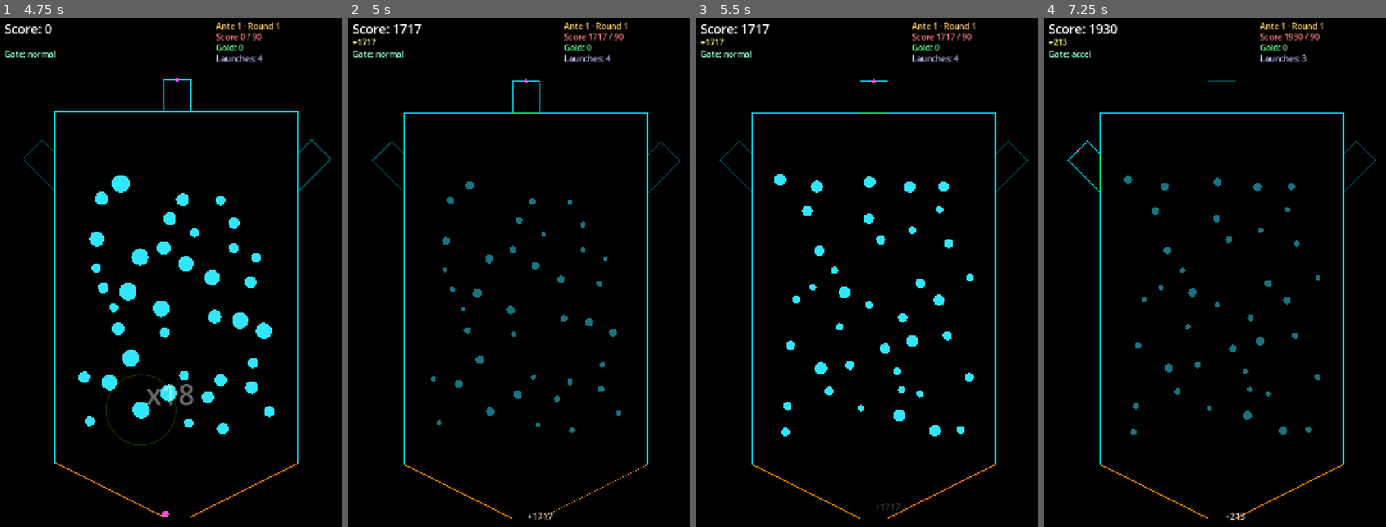
Above: before the commit, frames 1-4 (left to right).
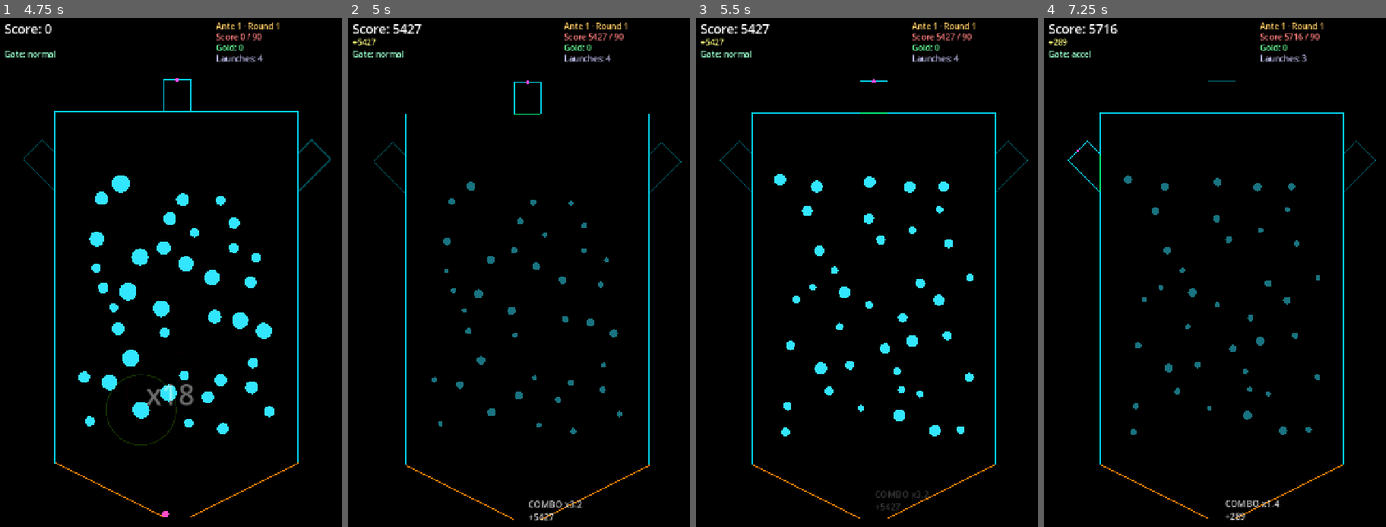
Above: after the commit, the same moments.

Repository: GencyZ/NeonPinball
Game: Godot game, scene res://scenes/main_menu.tscn
Same seed, same stepped clock (60 frames per second), same inputs: the game is played once before the commit and once after it.
Inputs (mouse positions are in pixels of both pictures, inside the frame that each line leads up to):
- Up to frame 1 (4.75 s): click "Start Run" at 0.5 s; tap Enter at 1.25 s; move the mouse to (160, 435) at 1.27 s; hold D 1.28-2 s; hold Shift 1.28-2 s; click (160, 435) at 1.42 s; tap Space at 1.52, 4.25, 4.52 s; drag from (287, 404) to (160, 435) at 2.02 s; move the mouse to (68, 226) at 2.77 s; hold A 2.78-3.5 s; tap Ctrl at 2.85 s; drag from (194, 313) to (68, 226) at 3.52 s; move the mouse to (123, 165) at 4.27 s; hold A from 4.28 s (still down); tap Tab at 4.35 s
- Up to frame 2 (5 s): keep holding A
- Up to frame 3 (5.5 s): release A at 5 s; drag from (952, 282) to (819, 165) at 5.02 s
- Up to frame 4 (7.25 s): move the mouse to (1150, 343) at 5.77 s; hold D 5.78-6.5 s; tap 2 at 5.85 s; click (1150, 343) at 5.92 s; drag from (1259, 180) to (1150, 343) at 6.52 s

Frame 1 is identical in both runs. In frame 2, 2.6% of the frame differs, in the area x 2-98%, y 1-99%; in frame 3, 0.3%; in frame 4, 0.3%.

Commit message:
feat: inject combo xmult into settle + combo reveal in board_view
Co-Authored-By: Claude Sonnet 4.6 <noreply@anthropic.com>

Diff:
--- a/game/view/board_view.gd
+++ b/game/view/board_view.gd
@@ -11,6 +11,7 @@
 const RunManagerScript := preload("res://run/run_manager.gd")
 const SaveSystemScript := preload("res://run/save_system.gd")
 const JuiceControllerScript := preload("res://juice/juice_controller.gd")
+const ComboScoreScript := preload("res://scoring/combo_score.gd")
 const SfxControllerScript := preload("res://juice/sfx_controller.gd")
 const COMBO_DISPLAY_DUR := 0.6
 
@@ -500,9 +501,12 @@
 	queue_redraw()
 
 func _on_all_settled() -> void:
+	var combo_x: float = ComboScoreScript.xmult_for(_score_ctx.pegs_hit)
+	if combo_x > 1.0:
+		_score_ctx.add(ScoreContext.KIND_MUL_MULT, combo_x, &"combo")
 	var result := _engine.settle(_score_ctx)
 	var score: float = result[0]
-	_juice.on_settle(_last_settle_pos, score, RunMan.launches_exhausted())
+	_juice.on_settle_combo(_last_settle_pos, score, combo_x, RunMan.launches_exhausted())
 	_sfx.play_settle()
 	_combo = 0
 	$Hud.add_score(score)
